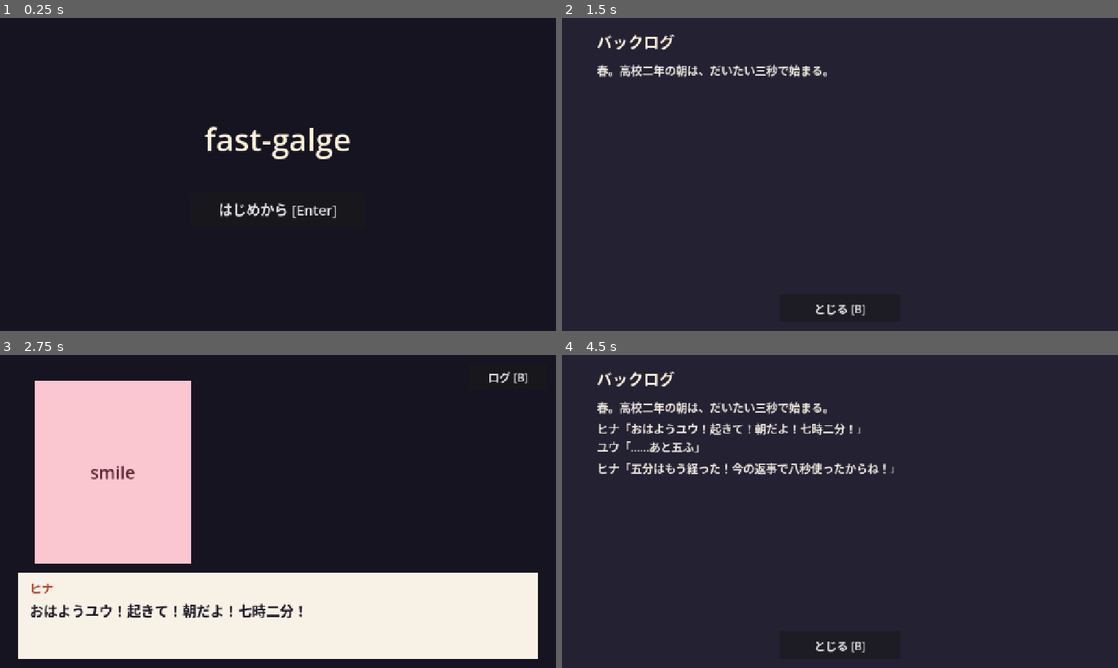
Above: before the commit, frames 1-4 (two rows, left to right).
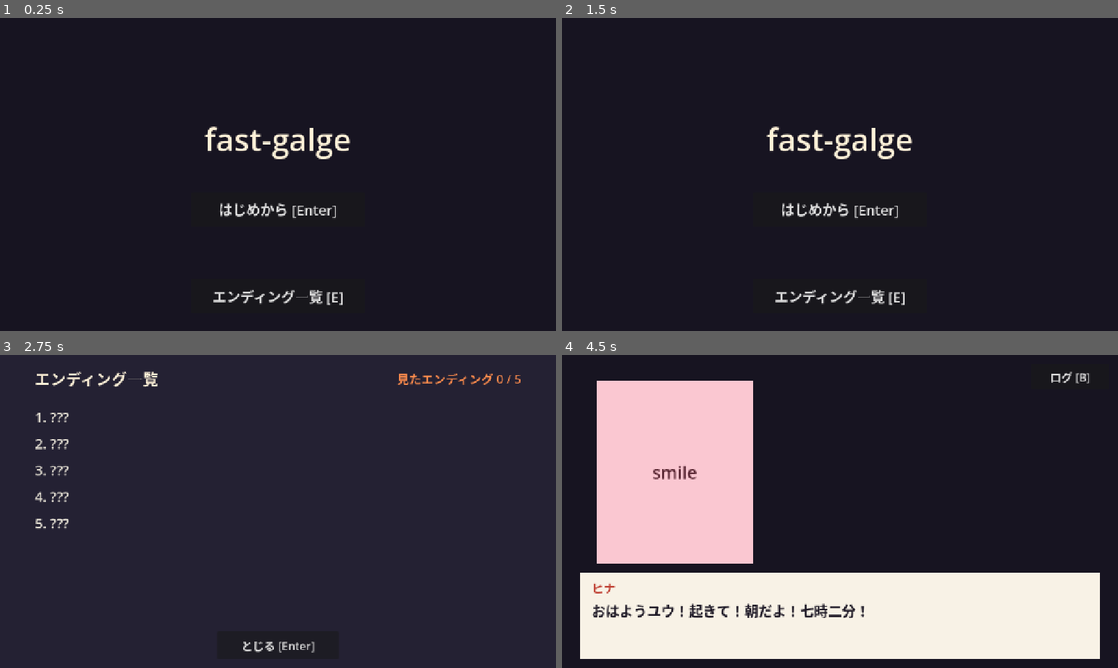
Above: after the commit, the same moments.

Repository: bannzai/fast-galge
Game: Godot game, scene res://scenes/main.tscn
Two runs of this game, one before a commit and one after it. Both use one fixed random seed, a clock stepped at 60 frames per second and the inputs below.
Inputs (mouse positions are in pixels of both pictures, inside the frame that each line leads up to; where the layout moved, square brackets give the same spot in the first picture):
- Up to frame 1 (0.25 s): no input
- Up to frame 2 (1.5 s): click "はじめから [Enter]" (after the commit: "エンディング一覧 [E]") at 0.5 s; click "ログ [B]" (after the commit: "とじる [Enter]") at 1.25 s
- Up to frame 3 (2.75 s): click (278, 646) at 2 s, where only the run before the commit has a clickable "とじる [B]"
- Up to frame 4 (4.5 s): click "ログ [B]" (after the commit: "とじる [Enter]") at 2.75 s; click "とじる [B]" (after the commit: "はじめから [Enter]") at 3.5 s; click (840, 511) [1067, 376] at 4.25 s

The runs differ from the first frame. In frame 1, 0.4% of the frame differs, in the area x 38-62%, y 86-92%; in frame 2, 3.0%; in frame 3, 42%; in frame 4, 43%, in the area x 3-97%, y 4-98%.

Commit message:
タイトルからエンディング一覧を開けるようにし、クリア後にゆっくりモードを選べるようにする
エンディング一覧は到達したエンディングの名前を並べ、未到達は ??? にする (E キーかボタン)。ゆっくりモードはクリア済みの時だけタイトルで切り替えられ (S キーかボタン)、文字を倍率をかけた表示時間で出し、出し切った後は決定かクリックで送る。選択肢の制限時間は無くす。

Claude-Session: https://claude.ai/code/session_01WYNciowmURLeBYfBmgVkx9

Diff:
--- a/project.godot
+++ b/project.godot
@@ -46,6 +46,16 @@
 "events": [Object(InputEventKey,"resource_local_to_scene":false,"resource_name":"","device":-1,"window_id":0,"alt_press …(190 unchanged characters)…
 ]
 }
+ending_list={
+"deadzone": 0.5,
+"events": [Object(InputEventKey,"resource_local_to_scene":false,"resource_name":"","device":-1,"window_id":0,"alt_pressed":false,"shift_pressed":false,"ctrl_pressed":false,"meta_pressed":false,"pressed":false,"keycode":0,"physical_keycode":69,"key_label":0,"unicode":0,"location":0,"echo":false,"script":null)
+]
+}
+slow_mode={
+"deadzone": 0.5,
+"events": [Object(InputEventKey,"resource_local_to_scene":false,"resource_name":"","device":-1,"window_id":0,"alt_pressed":false,"shift_pressed":false,"ctrl_pressed":false,"meta_pressed":false,"pressed":false,"keycode":0,"physical_keycode":83,"key_label":0,"unicode":0,"location":0,"echo":false,"script":null)
+]
+}
 choice_1={
 "deadzone": 0.5,
 "events": [Object(InputEventKey,"resource_local_to_scene":false,"resource_name":"","device":-1,"window_id":0,"alt_press …(190 unchanged characters)…
--- a/scenes/main.tscn
+++ b/scenes/main.tscn
@@ -60,6 +60,26 @@
 theme_override_font_sizes/font_size = 32
 text = "つづきから [C]"
 
+[node name="EndingsButton" type="Button" parent="TitleScreen"]
+layout_mode = 0
+offset_left = 440.0
+offset_top = 600.0
+offset_right = 840.0
+offset_bottom = 680.0
+focus_mode = 0
+theme_override_font_sizes/font_size = 32
+text = "エンディング一覧 [E]"
+
+[node name="SlowModeButton" type="Button" parent="TitleScreen"]
+visible = false
+layout_mode = 0
+offset_left = 860.0
+offset_top = 20.0
+offset_right = 1260.0
+offset_bottom = 80.0
+focus_mode = 0
+theme_override_font_sizes/font_size = 26
+
 [node name="ConversationScreen" type="Control" parent="."]
 visible = false
 layout_mode = 1
@@ -112,6 +132,16 @@
 theme_override_colors/font_color = Color(0.12, 0.1, 0.15, 1)
 theme_override_font_sizes/font_size = 32
 autowrap_mode = 3
+
+[node name="SendArea" type="Button" parent="ConversationScreen"]
+layout_mode = 1
+anchors_preset = 15
+anchor_right = 1.0
+anchor_bottom = 1.0
+grow_horizontal = 2
+grow_vertical = 2
+focus_mode = 0
+flat = true
 
 [node name="BacklogButton" type="Button" parent="ConversationScreen"]
 layout_mode = 0
@@ -267,3 +297,63 @@
 focus_mode = 0
 theme_override_font_sizes/font_size = 32
 text = "タイトルへ [Enter]"
+
+[node name="EndingsScreen" type="Control" parent="."]
+visible = false
+layout_mode = 1
+anchors_preset = 15
+anchor_right = 1.0
+anchor_bottom = 1.0
+grow_horizontal = 2
+grow_vertical = 2
+
+[node name="Panel" type="ColorRect" parent="EndingsScreen"]
+layout_mode = 1
+anchors_preset = 15
+anchor_right = 1.0
+anchor_bottom = 1.0
+grow_horizontal = 2
+grow_vertical = 2
+color = Color(0.14, 0.13, 0.2, 1)
+
+[node name="Heading" type="Label" parent="EndingsScreen"]
+layout_mode = 0
+offset_left = 80.0
+offset_top = 24.0
+offset_right = 800.0
+offset_bottom = 84.0
+theme_override_colors/font_color = Color(1, 0.95, 0.85, 1)
+theme_override_font_sizes/font_size = 36
+text = "エンディング一覧"
+vertical_alignment = 1
+
+[node name="Count" type="Label" parent="EndingsScreen"]
+layout_mode = 0
+offset_left = 800.0
+offset_top = 24.0
+offset_right = 1200.0
+offset_bottom = 84.0
+theme_override_colors/font_color = Color(1, 0.55, 0.3, 1)
+theme_override_font_sizes/font_size = 28
+horizontal_alignment = 2
+vertical_alignment = 1
+
+[node name="Entries" type="Label" parent="EndingsScreen"]
+layout_mode = 0
+offset_left = 80.0
+offset_top = 120.0
+offset_right = 1200.0
+offset_bottom = 600.0
+theme_override_colors/font_color = Color(0.92, 0.9, 0.85, 1)
+theme_override_constants/line_spacing = 16
+theme_override_font_sizes/font_size = 32
+
+[node name="CloseButton" type="Button" parent="EndingsScreen"]
+layout_mode = 0
+offset_left = 500.0
+offset_top = 636.0
+offset_right = 780.0
+offset_bottom = 700.0
+focus_mode = 0
+theme_override_font_sizes/font_size = 26
+text = "とじる [Enter]"
--- a/scripts/game_state.gd
+++ b/scripts/game_state.gd
@@ -1,13 +1,15 @@
 extends Node
-## ゲーム進行の状態 (autoload の GameState)。いま表示している画面 (タイトル・会話中・バックログ・エンディング) と
-## 会話の進行 (シナリオの位置・経過時間・好感度・バックログ) を持つ。
+## ゲーム進行の状態 (autoload の GameState)。いま表示している画面 (タイトル・会話中・バックログ・エンディング・
+## エンディング一覧)、会話の進行 (シナリオの位置・経過時間・好感度・バックログ) と、ゆっくりモードを選んでいるかを持つ。
 ## 画面をまたいで参照する値はここに集める (UI ノードに状態を持たせない)。会話のルールの計算は scripts/conversation.gd。
 ## 章の区切りでのオートセーブと到達したエンディングの記録は SaveData (scripts/save_data.gd) に書く。
 
-## 表示している画面。会話が進むのは PLAYING の間だけで、BACKLOG を開いている間は止まる
-enum Screen { TITLE, PLAYING, BACKLOG, ENDING }
-## 画面を切り替える操作 (project.godot の入力の confirm / backlog / continue)。CONTINUE はタイトルで保存した章から再開する
-enum Command { CONFIRM, BACKLOG, CONTINUE }
+## 表示している画面。会話が進むのは PLAYING の間だけで、BACKLOG を開いている間は止まる。ENDINGS はタイトルから開く
+## エンディング一覧
+enum Screen { TITLE, PLAYING, BACKLOG, ENDING, ENDINGS }
+## 画面を切り替える操作 (project.godot の入力の confirm / backlog / continue / ending_list)。CONTINUE はタイトルで
+## 保存した章から再開する。ENDINGS はタイトルでエンディング一覧を開閉する
+enum Command { CONFIRM, BACKLOG, CONTINUE, ENDINGS }
 
 ## シナリオの保存形式の読み込みとキー
 const ScenarioScript := preload("res://scripts/scenario.gd")
@@ -16,11 +18,19 @@
 ## 画面ごとに受け付ける操作と、その操作で移る画面。ここに無い操作はその画面では何もしない。
 ## ENDING へは操作ではなく、会話がエンディングの行に着くことで移る。TITLE の CONTINUE は途中の保存がある時だけ移る
 const TRANSITIONS: Dictionary = {
-	Screen.TITLE: {Command.CONFIRM: Screen.PLAYING, Command.CONTINUE: Screen.PLAYING},
+	Screen.TITLE:
+	{
+		Command.CONFIRM: Screen.PLAYING,
+		Command.CONTINUE: Screen.PLAYING,
+		Command.ENDINGS: Screen.ENDINGS,
+	},
 	Screen.PLAYING: {Command.BACKLOG: Screen.BACKLOG},
 	Screen.BACKLOG: {Command.BACKLOG: Screen.PLAYING, Command.CONFIRM: Screen.PLAYING},
 	Screen.ENDING: {Command.CONFIRM: Screen.TITLE},
+	Screen.ENDINGS: {Command.ENDINGS: Screen.TITLE, Command.CONFIRM: Screen.TITLE},
 }
+## エンディング一覧で、まだ到達していないエンディングの名前の代わりに出す文字列
+const UNKNOWN_ENDING_NAME: String = "???"
 ## 本編のシナリオ。共通パート、2 人のヒロインのルート、共通の bad エンディングの順につなげて読む (共通パートの最後の
 ## 移動が好感度で分ける)
 const MAIN_SCENARIO_PATHS: Array[String] = [
@@ -47,6 +57,9 @@
 ## オートセーブと到達したエンディングの記録先 (autoload の SaveData)。null なら保存しない。
 ## 検証 (scripts/dev/selfcheck.gd) は tree に入れない SaveData の実体に差し替える
 var save_data: Node = null
+## ゆっくりモード (通常のギャルゲーの速さで、文字送りを手で送り、選択肢に制限時間が無い) で遊ぶか。クリア済みの時だけ
+## タイトルで切り替えられる。保存データには書かず、起動するたびに通常の速さから始める
+var slow_mode: bool = false
 
 
 ## autoload の SaveData を記録先にする (project.godot の autoload の順で、SaveData が先に用意されている)
@@ -59,6 +72,20 @@
 static func next_screen(current: Screen, command: Command) -> Screen:
 	var accepted: Dictionary = TRANSITIONS.get(current, {})
 	return accepted.get(command, current)
+
+
+## lines のエンディングの名前を並び順に並べ、reached (到達したエンディングの ID) に無いものを UNKNOWN_ENDING_NAME に
+## した一覧 (エンディング一覧の表示)
+static func ending_names(lines: Array, reached: Array[String]) -> Array[String]:
+	var names: Array[String] = []
+	for line: Dictionary in lines:
+		if line.has(ScenarioScript.ENDING):
+			names.append(
+				line[ScenarioScript.NAME]
+				if reached.has(line[ScenarioScript.ENDING])
+				else UNKNOWN_ENDING_NAME
+			)
+	return names
 
 
 ## command を受けて画面を移す。移ったら true。タイトルから会話中に移る時は、CONFIRM なら scenario_paths のシナリオを
@@ -68,7 +95,7 @@
 	var next: Screen = next_screen(screen, command)
 	if next == screen:
 		return false
-	if screen != Screen.TITLE:
+	if screen != Screen.TITLE or next != Screen.PLAYING:
 		screen = next
 	elif command == Command.CONTINUE:
 		if not can_continue():
@@ -79,6 +106,59 @@
 	return true
 
 
+## ゆっくりモードの会話中にメッセージで止まっていれば、文字を出し切る前なら全文を出し、出し切った後なら次の行へ送る。
+## 送れた (文字を出し切ったか次の行へ進んだ) ら true。通常の速さでは文字送りを止めも早めもできないため何もしない。
+## 経過時間と会話の位置を書き換えるため冪等ではない
+func send() -> bool:
+	if not is_playing() or not slow_mode or not current_line().has(ScenarioScript.TEXT):
+		return false
+	var seconds: float = ConversationScript.stop_seconds(current_line(), speed_rate())
+	if elapsed < seconds:
+		elapsed = seconds
+	else:
+		elapsed = 0.0
+		_enter(position + 1)
+	return true
+
+
+## タイトルでゆっくりモードを選べる (クリア済み = エンディングを 1 つ以上見た) か
+func can_select_slow_mode() -> bool:
+	return save_data != null and save_data.is_cleared()
+
+
+## タイトルでゆっくりモードを選べる時、ゆっくりモードと通常の速さを切り替える。切り替えたら true。
+## 切り替えるたびに反転するため冪等ではない
+func toggle_slow_mode() -> bool:
+	if screen != Screen.TITLE or not can_select_slow_mode():
+		return false
+	slow_mode = not slow_mode
+	return true
+
+
+## いまの会話の速さの倍率
+func speed_rate() -> float:
+	return ConversationScript.speed_rate(slow_mode)
+
+
+## いま表示が止まっているメッセージの文字を出し終えている割合 (0〜1)。ゆっくりモードでメッセージを出している途中だけ
+## 1 未満になり、通常の速さと選択肢などメッセージでない行では 1
+func revealed_ratio() -> float:
+	if not slow_mode or not current_line().has(ScenarioScript.TEXT):
+		return 1.0
+	return ConversationScript.revealed_ratio(
+		current_line()[ScenarioScript.TEXT], elapsed, speed_rate()
+	)
+
+
+## エンディング一覧の表示。scenario_paths のシナリオのエンディングを並び順に、到達していないものを
+## UNKNOWN_ENDING_NAME にした名前の一覧
+func ending_list() -> Array[String]:
+	var reached: Array[String] = []
+	if save_data != null:
+		reached = save_data.reached_endings
+	return ending_names(ScenarioScript.load_lines(scenario_paths), reached)
+
+
 ## 会話が進む画面 (会話中) か
 func is_playing() -> bool:
 	return screen == Screen.PLAYING
@@ -95,9 +175,15 @@
 
 
 ## 会話中なら delta 秒だけ時間を進め、表示時間を過ぎたメッセージは次の行へ送り、制限時間を過ぎた選択肢は時間切れに
-## する。会話中でなければ何もしない (バックログを開いている間は会話が止まる)。経過時間を積むため冪等ではない
+## する。ゆっくりモードでは送りも時間切れもせず、経過時間を止まっている行の表示時間までで止める (文字を出し切るだけ)。
+## 会話中でなければ何もしない (バックログを開いている間は会話が止まる)。経過時間を積むため冪等ではない
 func advance(delta: float) -> void:
 	if not is_playing():
+		return
+	if slow_mode:
+		elapsed = minf(
+			elapsed + delta, ConversationScript.stop_seconds(current_line(), speed_rate())
+		)
 		return
 	elapsed += delta
 	while is_playing() and elapsed >= ConversationScript.stop_seconds(current_line()):
--- a/scripts/main.gd
+++ b/scripts/main.gd
@@ -1,6 +1,6 @@
 extends Control
-## メインシーン。GameState の画面に合わせてタイトル・会話・バックログ・エンディングの表示を切り替え、毎フレーム
-## 会話の時間を進める。キー入力とタップ用のボタンを GameState の操作に写すだけで、会話の進行は持たない
+## メインシーン。GameState の画面に合わせてタイトル・会話・バックログ・エンディング・エンディング一覧の表示を切り替え、
+## 毎フレーム会話の時間を進める。キー入力とタップ用のボタンを GameState の操作に写すだけで、会話の進行は持たない
 ## (見た目は仮の色面。関門 2 のデザインの反映で作り直す)。
 
 ## autoload の GameState のスクリプト。autoload 名の識別子で参照すると、--script で起動する scripts/dev/ の検証が
@@ -15,19 +15,27 @@
 	"confirm": GameStateScript.Command.CONFIRM,
 	"backlog": GameStateScript.Command.BACKLOG,
 	"continue": GameStateScript.Command.CONTINUE,
+	"ending_list": GameStateScript.Command.ENDINGS,
 }
+## ゆっくりモードを切り替える入力のアクション
+const SLOW_MODE_ACTION: String = "slow_mode"
 ## 選択肢を選ぶ入力のアクション (並び順が選択肢の番号)
 const CHOICE_ACTIONS: Array[String] = ["choice_1", "choice_2", "choice_3"]
 
 ## 起動検証 (make check) が確認する起動の印
 const BOOT_MESSAGE: String = "fast-galge boot"
 
-## タイトルの画面、会話を最初から始めるボタン、保存した章から再開するボタン (途中の保存がある間だけ出す)
+## タイトルの画面、会話を最初から始めるボタン、保存した章から再開するボタン (途中の保存がある間だけ出す)、
+## エンディング一覧を開くボタン、ゆっくりモードを切り替えるボタン (クリア済みの間だけ出す)
 @onready var title_screen: Control = $TitleScreen
 @onready var start_button: Button = $TitleScreen/StartButton
 @onready var continue_button: Button = $TitleScreen/ContinueButton
-## 会話中の画面
+@onready var endings_button: Button = $TitleScreen/EndingsButton
+@onready var slow_mode_button: Button = $TitleScreen/SlowModeButton
+## 会話中の画面と、ゆっくりモードでメッセージを送るタップを受ける、画面全体の透明なボタン
+## (立ち絵とメッセージウィンドウより手前、ログと選択肢のボタンより奥に置く)
 @onready var conversation_screen: Control = $ConversationScreen
+@onready var send_area: Button = $ConversationScreen/SendArea
 ## 立ち絵の代わりの色面と、表情の名前を出すラベル (表情を持つメッセージの間だけ出す)
 @onready var portrait: ColorRect = $ConversationScreen/Portrait
 @onready var expression_label: Label = $ConversationScreen/Portrait/Expression
@@ -54,6 +62,11 @@
 @onready var ending_name_label: Label = $EndingScreen/Name
 @onready var ending_summary_label: Label = $EndingScreen/Summary
 @onready var title_button: Button = $EndingScreen/TitleButton
+## エンディング一覧の画面、見たエンディングの数、一覧の本文、閉じるボタン
+@onready var endings_screen: Control = $EndingsScreen
+@onready var endings_count_label: Label = $EndingsScreen/Count
+@onready var endings_label: Label = $EndingsScreen/Entries
+@onready var endings_close_button: Button = $EndingsScreen/CloseButton
 
 
 ## 起動の印を出し、タップ用のボタンを GameState の操作につなぎ、GameState の画面に合わせた表示にする
@@ -61,9 +74,13 @@
 	print(BOOT_MESSAGE)
 	start_button.pressed.connect(_apply.bind(GameStateScript.Command.CONFIRM))
 	continue_button.pressed.connect(_apply.bind(GameStateScript.Command.CONTINUE))
+	endings_button.pressed.connect(_apply.bind(GameStateScript.Command.ENDINGS))
+	slow_mode_button.pressed.connect(_toggle_slow_mode)
+	send_area.pressed.connect(_apply.bind(GameStateScript.Command.CONFIRM))
 	backlog_button.pressed.connect(_apply.bind(GameStateScript.Command.BACKLOG))
 	close_button.pressed.connect(_apply.bind(GameStateScript.Command.BACKLOG))
 	title_button.pressed.connect(_apply.bind(GameStateScript.Command.CONFIRM))
+	endings_close_button.pressed.connect(_apply.bind(GameStateScript.Command.ENDINGS))
 	for option_index: int in range(choice_buttons.size()):
 		choice_buttons[option_index].pressed.connect(_choose.bind(option_index))
 	_refresh()
@@ -84,6 +101,10 @@
 			_apply(SCREEN_ACTIONS[action])
 			get_viewport().set_input_as_handled()
 			return
+	if event.is_action_pressed(SLOW_MODE_ACTION):
+		_toggle_slow_mode()
+		get_viewport().set_input_as_handled()
+		return
 	for option_index: int in range(CHOICE_ACTIONS.size()):
 		if event.is_action_pressed(CHOICE_ACTIONS[option_index]):
 			_choose(option_index)
@@ -96,14 +117,28 @@
 	return get_tree().root.get_node_or_null("GameState")
 
 
-## command を GameState に送り、画面が移ったら表示を更新する。バックログを開いた時は一覧を最新の行まで送る
+## command を GameState に送り、画面が移ったら表示を更新する。バックログを開いた時は一覧を最新の行まで送り、
+## エンディング一覧を開いた時は一覧を作る。会話中の決定 (画面は移らない) はゆっくりモードのメッセージ送りにする
 func _apply(command: GameStateScript.Command) -> void:
 	var game_state: Node = _game_state()
-	if game_state == null or not game_state.apply(command):
+	if game_state == null:
 		return
+	if not game_state.apply(command):
+		if command == GameStateScript.Command.CONFIRM and game_state.send():
+			_refresh()
+		return
+	if game_state.screen == GameStateScript.Screen.ENDINGS:
+		_fill_endings(game_state.ending_list())
 	_refresh()
 	if game_state.screen == GameStateScript.Screen.BACKLOG:
 		_scroll_backlog_to_end()
+
+
+## タイトルでゆっくりモードを切り替え、表示を更新する
+func _toggle_slow_mode() -> void:
+	var game_state: Node = _game_state()
+	if game_state != null and game_state.toggle_slow_mode():
+		_refresh()
 
 
 ## option_index 番目 (0 始まり) の選択肢を選び、表示を更新する
@@ -123,8 +158,14 @@
 	conversation_screen.visible = screen == GameStateScript.Screen.PLAYING
 	backlog_screen.visible = screen == GameStateScript.Screen.BACKLOG
 	ending_screen.visible = screen == GameStateScript.Screen.ENDING
+	endings_screen.visible = screen == GameStateScript.Screen.ENDINGS
 	if title_screen.visible:
 		continue_button.visible = game_state != null and game_state.can_continue()
+		slow_mode_button.visible = game_state != null and game_state.can_select_slow_mode()
+		if slow_mode_button.visible:
+			slow_mode_button.text = (
+				"ゆっくりモード %s [S]" % ("ON" if game_state.slow_mode else "OFF")
+			)
 	if conversation_screen.visible:
 		_refresh_conversation(game_state)
 	if backlog_screen.visible:
@@ -135,16 +176,19 @@
 
 
 ## 会話中の画面を game_state の会話の進行に合わせる。メッセージウィンドウにはバックログの最新の行 (いま流れている
-## メッセージか、直前に選んだ選択肢) を出し、選択肢で止まっている間は選択肢と残り時間を出す
+## メッセージか、直前に選んだ選択肢) を、ゆっくりモードでは出し終えた文字まで出し、選択肢で止まっている間は選択肢と
+## 残り時間 (ゆっくりモードでは制限時間が無いため出さない) を出す
 func _refresh_conversation(game_state: Node) -> void:
 	var backlog: Array = game_state.backlog
 	var shown: Dictionary = backlog.back() if not backlog.is_empty() else {}
 	speaker_label.text = shown.get(ScenarioScript.SPEAKER, "")
 	message_label.text = shown.get(ScenarioScript.TEXT, "")
+	message_label.visible_ratio = game_state.revealed_ratio()
 	portrait.visible = shown.has(ScenarioScript.EXPRESSION)
 	expression_label.text = shown.get(ScenarioScript.EXPRESSION, "")
 	var options: Array = game_state.current_line().get(ScenarioScript.CHOICES, [])
 	choice_panel.visible = not options.is_empty()
+	time_bar.visible = not game_state.slow_mode
 	time_bar.value = 1.0 - game_state.elapsed / ConversationScript.CHOICE_SECONDS
 	for option_index: int in range(choice_buttons.size()):
 		choice_buttons[option_index].visible = option_index < options.size()
@@ -162,6 +206,17 @@
 	return "%s「%s」" % [speaker, entry[ScenarioScript.TEXT]]
 
 
+## エンディング一覧の画面に、names (エンディングの名前の一覧。未到達は GameState の UNKNOWN_ENDING_NAME) を番号付きで
+## 並べ、見たエンディングの数を出す
+func _fill_endings(names: Array[String]) -> void:
+	var entries: PackedStringArray = PackedStringArray()
+	for index: int in range(names.size()):
+		entries.append("%d. %s" % [index + 1, names[index]])
+	endings_label.text = "\n".join(entries)
+	var reached: int = names.size() - names.count(GameStateScript.UNKNOWN_ENDING_NAME)
+	endings_count_label.text = "見たエンディング %d / %d" % [reached, names.size()]
+
+
 ## バックログの一覧を最新の行 (末尾) まで送る。一覧の高さは本文を入れた後のレイアウトで決まるため、
 ## レイアウトが済むまで 2 フレーム待つ
 func _scroll_backlog_to_end() -> void:
Not shown, changed: documents/PROJECT.md
